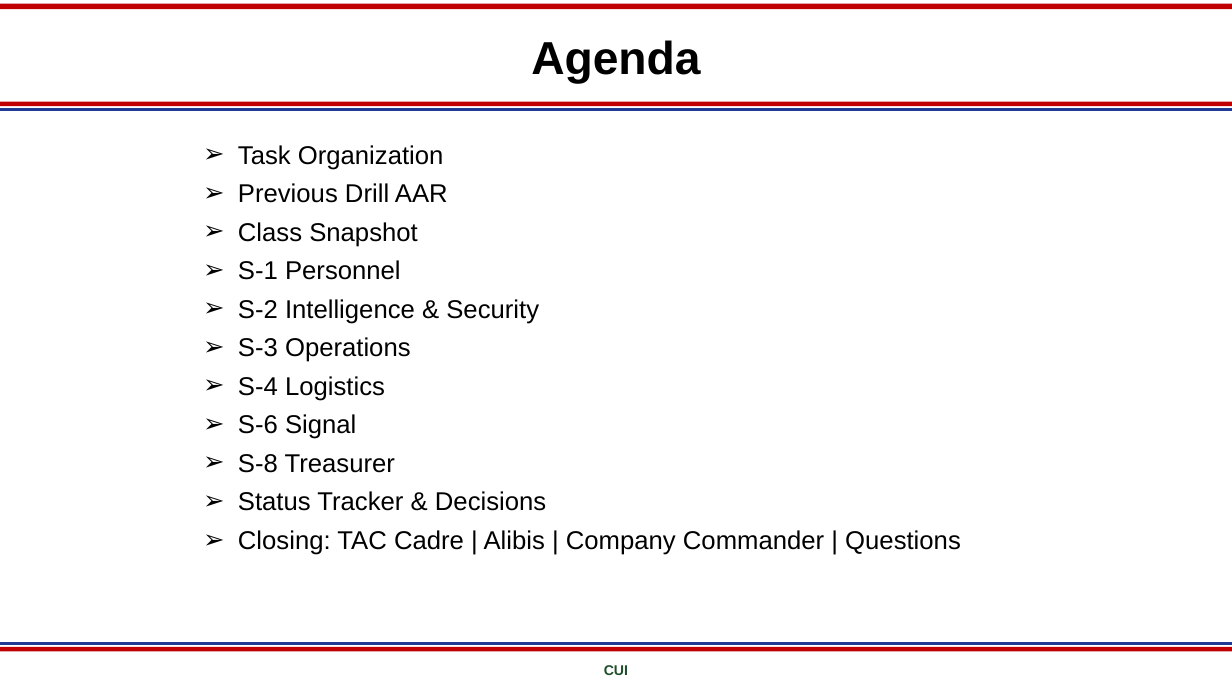
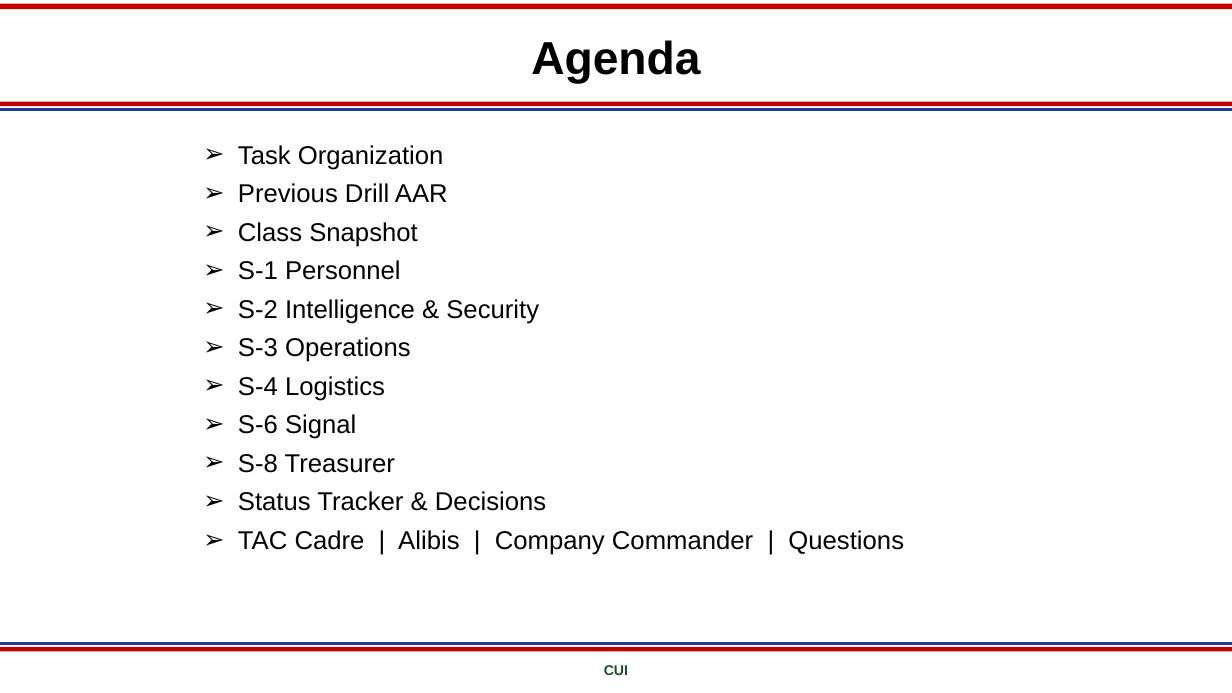
Before and after one commit to Joudrie/reign, a slide deck: slide 2 of Class_94_CUB_October_Template.pptx. Drawn at 1232x693 pixels with LibreOffice and Linux fonts; fonts in the diff are those of the drawing; background and template pictures are left out. Boxes give left, top, right and bottom in pixels: in the first picture for what was removed or moved away, otherwise in the second. Text is boxed around its words. In the diff, an @@ line names an element or a change of style, - is before the commit and + after.

```diff
--- a/Class_94_CUB_October_Template.pptx
+++ b/Class_94_CUB_October_Template.pptx
@@ text at box(238, 530, 904, 555): text changed @@
-➢ Closing: TAC Cadre | Alibis | Company Commander | Questions
+➢ TAC Cadre | Alibis | Company Commander | Questions
```
Also in this commit, not shown: 1 other slide changed, 3 slides added.
